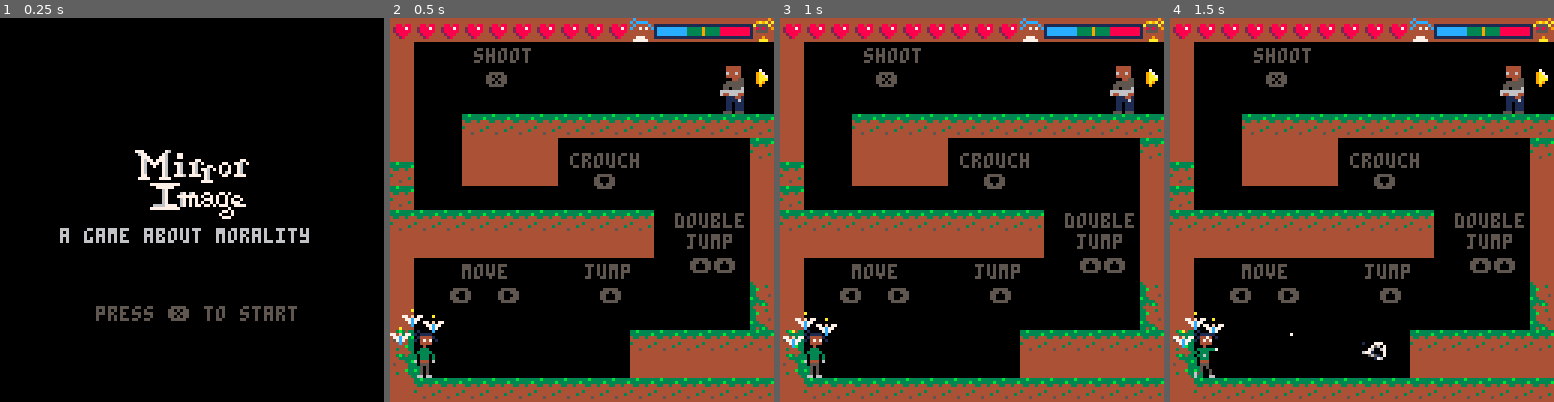
Above: before the commit, frames 1-4 (left to right).
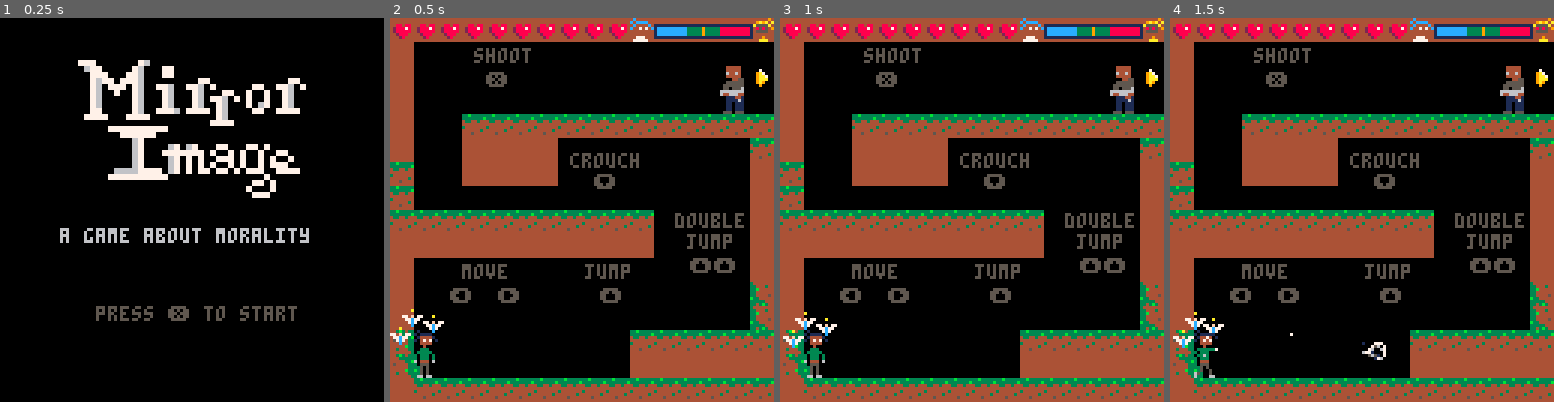
Above: after the commit, the same moments.

Repository: xMunchy/Mirror_Image
Game: PICO-8 cartridge prog.p8
Same seed, same stepped clock (60 frames per second), same inputs: the game is played once before the commit and once after it.
Inputs:
- Up to frame 1 (0.25 s): no input
- Up to frame 2 (0.5 s): tap X (X key) at 0.33 s
- Up to frame 3 (1 s): tap O (Z key) at 0.7 s
- Up to frame 4 (1.5 s): tap X (X key) at 1.07 s

The runs differ from the first frame. In frame 1, 6.8% of the frame differs, in the area x 20-80%, y 10-53%; in frame 2, nothing differs; in frame 3, nothing differs; in frame 4, nothing differs.

Commit message:
make title bigger

Diff:
--- a/prog.p8
+++ b/prog.p8
@@ -1478,7 +1478,7 @@
 function _draw()
   cls()
   if game=="title" then --splash
-    spr(192,44,44,5,3)
+    sspr(0,94,40,34,24,10,80,68)
     print("a game about morality",20,70,6)
     print("press ❎ to start",32,96,5)
   -- elseif game=="instr" then
